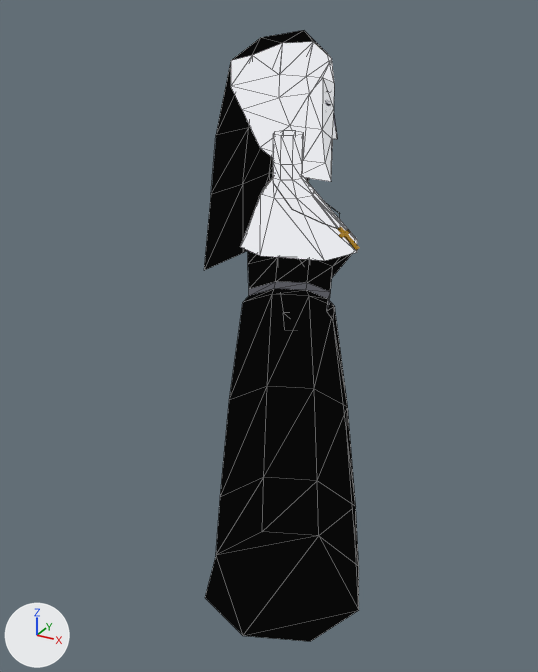
The glTF model assets/models/Isabella/modeloisabella.gltf as it was, and as the next commit left it.
Camera for both pictures: a 50 mm lens placed at (3.54, -7.09, 7.14), pointed at (-0.33, -0.05, 3.62). Lighting does not change. The marker at lower left points along +X, +Y and +Z. Mesh edges are drawn as thin lines on the coarser meshes. Where no turn or scale is listed for an object, it has been applied to the vertices. Vertices at the same position are counted once.

Names of what the first picture shows: 'Gola', 'Plane', 'Vestido'.
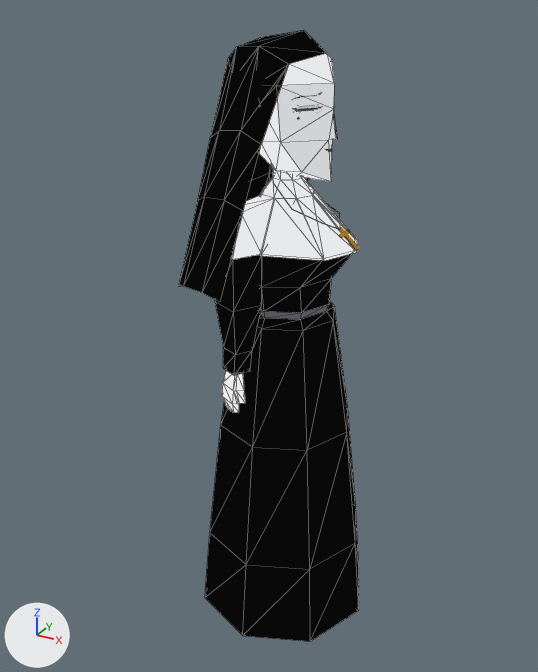
Boxes (x1, y1, x2, y2) around the edits, measured in the pictures (538 x 672 px):
```json
{"object": "Vestido", "change": "reshaped", "before": [205, 251, 359, 642], "after": [205, 195, 359, 642]}
{"object": "Veu", "change": "added", "after": [178, 30, 338, 302]}
{"object": "Plane", "change": "deleted", "before": [204, 30, 338, 270]}
{"object": "Mão Esquerda", "change": "reshaped", "after": [222, 370, 245, 413], "on screen": "not visible before"}
{"part": 1, "of": "me_circle_002", "change": "added", "after": [205, 195, 359, 642], "on screen": "black"}
```

Scene script edits in JSON lines:
```json
{"block": "me_circle_002", "where": "# used by ob_vestido; location = (-0.12, -0.01, 0.01)"}
{"op": "remove", "block": "me_circle_002", "code": "me_circle_002.from_pydata(...)  # 64 vertices, 102 faces; spans x -1.1..1.1, y -1.1..1.1, z 0.0..5.32"}
{"op": "add", "block": "me_circle_002", "code": "me_circle_002.from_pydata(...)  # 104 vertices, 200 faces; spans x -1.1..1.1, y -1.1..1.1, z 0.0..5.32"}
{"block": "me_circle_002", "change": "me_circle_002 part 1"}
{"block": "me_circle_002", "change": "35 vertices are added at x -0.7..0.7, y -0.99..-0.21, z 1.03..5.32"}
{"block": "me_circle_002", "change": "5 new vertices lie (0.34, -0.17, 0.0) away from vertices in x -0.5..-0.34, y -0.73..-0.41, z 4.22..4.8"}
{"block": "me_circle_002", "change": "98 new faces join them"}
{"block": "me_cube_003", "where": "me_cube_003.from_pydata(...)  # 24 vertices, 44 faces; spans x -0.151..0.177, y -0.081..0.16, z -0.501..0.042"}
{"block": "me_cube_003", "where": "# used by ob_mão_esquerda; location = (-0.41, 0.7, 3.45)"}
{"block": "me_cube_003", "change": "me_cube_003 part 2: the loose piece of 24 vertices spanning x -0.151..0.177, y -0.081..0.16, z -0.501..0.042 is copied, and the copy is mirrored in y about its middle, then moved by (0.0, -1.49, 0.0); it spans x -0.151..0.177, y -1.571..-1.329, z -0.501..0.042"}
{"op": "add", "block": "me_plane_1", "code": ["me_plane_1 = bpy.data.meshes.new('Plane')", "me_plane_1.from_pydata(...)  # 70 vertices, 130 faces; spans x -1.62..0.06, y -1.04..1.04, z -1.93..0.75", "me_plane_1.materials.append(mat_material_001)"]}
{"op": "remove", "block": "ob_plane", "code": ["ob_plane = bpy.data.objects.new('Plane', me_plane)", "ob_plane.location = (0.38, -0.01, 6.2)"]}
{"op": "add", "block": "ob_veu", "code": ["ob_veu = bpy.data.objects.new('Veu', me_plane_1)", "ob_veu.location = (0.38, -0.01, 6.2)"]}
```
